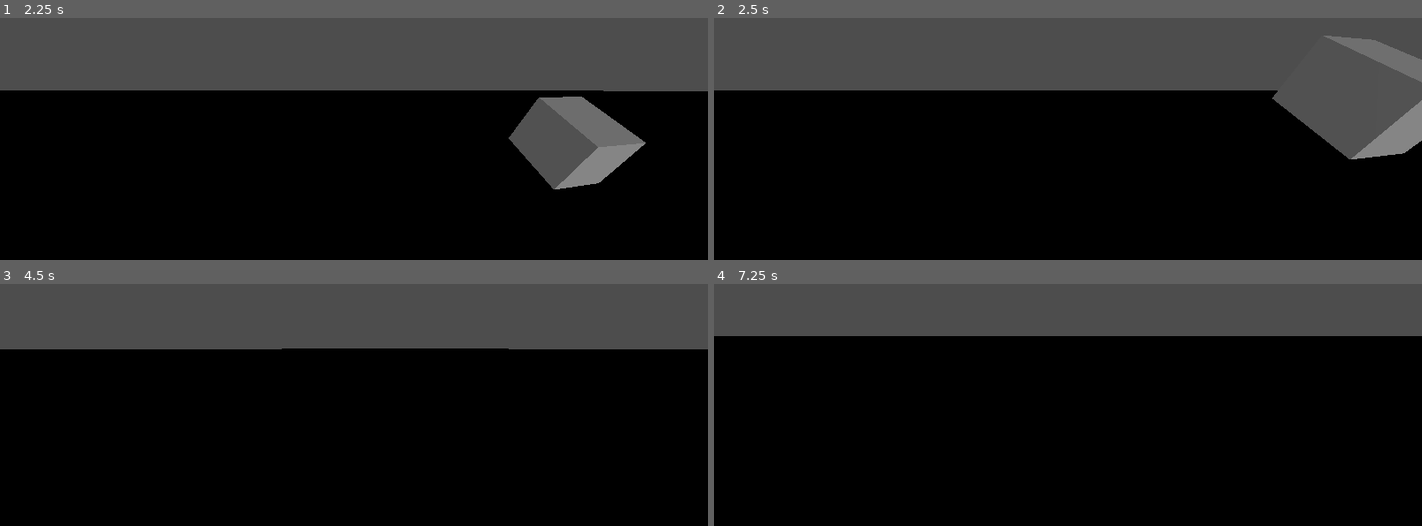
Above: before the commit, frames 1-4 (two rows, left to right).
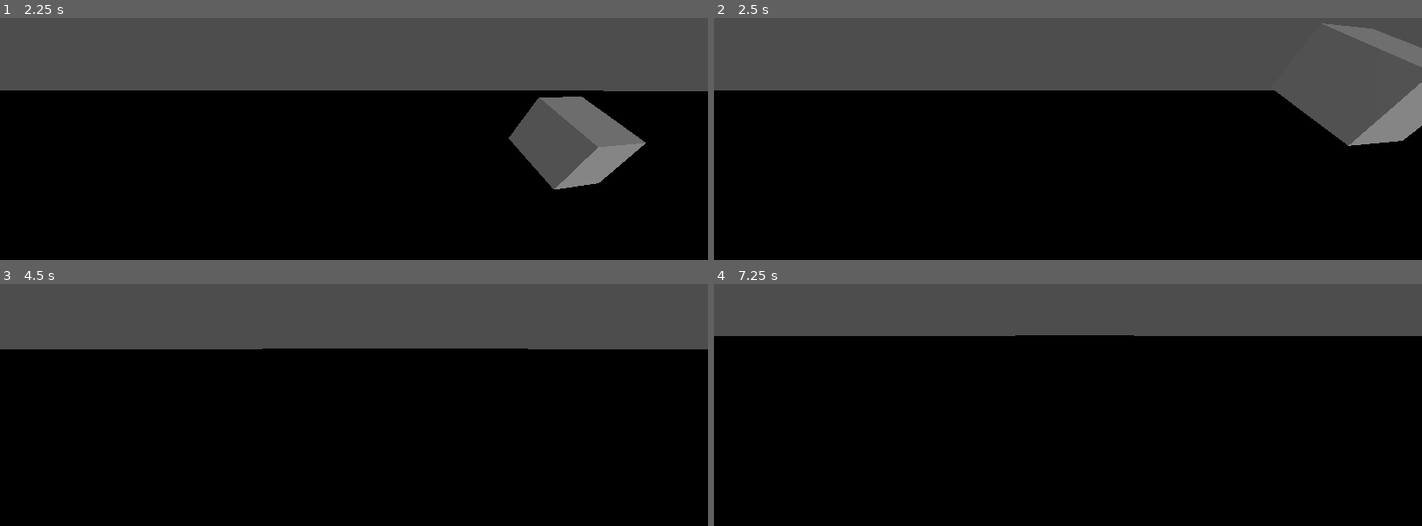
Above: after the commit, the same moments.

Repository: EpiclyRaspberry/Dodge-Onix-3D-Remaster
Game: Godot game, scene res://main.tscn
Same seed, same stepped clock (60 frames per second), same inputs: the game is played once before the commit and once after it.
Inputs (mouse positions are in pixels of both pictures, inside the frame that each line leads up to):
- Up to frame 1 (2.25 s): tap Enter (ui_accept) at 0.5, 0.77, 1.25, 1.52, 2 s; move the mouse to (509, 42) at 0.52 s; hold D (right) 0.53-1.28 s; hold Ctrl (crouch, bound only after the commit) 0.53-1.28 s; move the mouse to (318, 63) at 1.27 s; hold W (forward) from 1.28 s (still down); tap Ctrl (crouch, bound only after the commit) at 1.35 s; move the mouse to (368, 54) at 2.02 s; hold Ctrl (crouch, bound only after the commit) from 2.03 s (still down)
- Up to frame 2 (2.5 s): keep holding W (forward); keep holding Ctrl (crouch, bound only after the commit)
- Up to frame 3 (4.5 s): keep holding W (forward); move the mouse to (346, 334) at 2.77 s; release Ctrl (crouch, bound only after the commit) at 2.78 s; tap Ctrl (crouch, bound only after the commit) at 2.85, 4.35 s; tap Enter (ui_accept) at 3.02, 3.5, 3.77, 4.25 s; move the mouse to (403, 332) at 3.52 s; hold Ctrl (crouch, bound only after the commit) 3.53-4.28 s; move the mouse to (297, 322) at 4.27 s
- Up to frame 4 (7.25 s): tap Enter (ui_accept) at 4.52, 5, 6.02, 6.77 s; move the mouse to (1075, 327) at 5.02 s; hold Ctrl (crouch, bound only after the commit) 5.03-5.78 s; move the mouse to (1039, 320) at 5.77 s; release W (forward) at 5.78 s; hold D (right) 5.78-6.53 s; tap Ctrl (crouch, bound only after the commit) at 5.85 s; move the mouse to (1103, 325) at 6.52 s; hold W (forward) from 6.53 s (still down); hold Ctrl (crouch, bound only after the commit) from 6.53 s (still down)

Frame 1 is identical in both runs. In frame 2, 2.9% of the frame differs, in the area x 78-100%, y 2-59%; in frame 3, less than 0.1%; in frame 4, less than 0.1%.

Commit message:
added crouching

Diff:
--- a/player.gd
+++ b/player.gd
@@ -29,6 +29,12 @@
 	if Input.is_action_just_released("ui_cancel"):
 		get_tree().paused = true
 
+	if Input.is_action_pressed("crouch"):
+		$CollisionShape3D.scale.y = 0.5
+	else:
+		$CollisionShape3D.scale.y = 1
+
+
 	# Handle Jump.
 	if Input.is_action_just_pressed("ui_accept") and is_on_floor():
 		velocity.y = JUMP_VELOCITY
--- a/project.godot
+++ b/project.godot
@@ -37,6 +37,11 @@
 "events": [Object(InputEventKey,"resource_local_to_scene":false,"resource_name":"","device":-1,"window_id":0,"alt_pressed":false,"shift_pressed":false,"ctrl_pressed":false,"meta_pressed":false,"pressed":false,"keycode":0,"physical_keycode":87,"key_label":0,"unicode":119,"echo":false,"script":null)
 ]
 }
+crouch={
+"deadzone": 0.5,
+"events": [Object(InputEventKey,"resource_local_to_scene":false,"resource_name":"","device":-1,"window_id":0,"alt_pressed":false,"shift_pressed":false,"ctrl_pressed":false,"meta_pressed":false,"pressed":false,"keycode":0,"physical_keycode":4194326,"key_label":0,"unicode":0,"echo":false,"script":null)
+]
+}
 
 [rendering]
 
